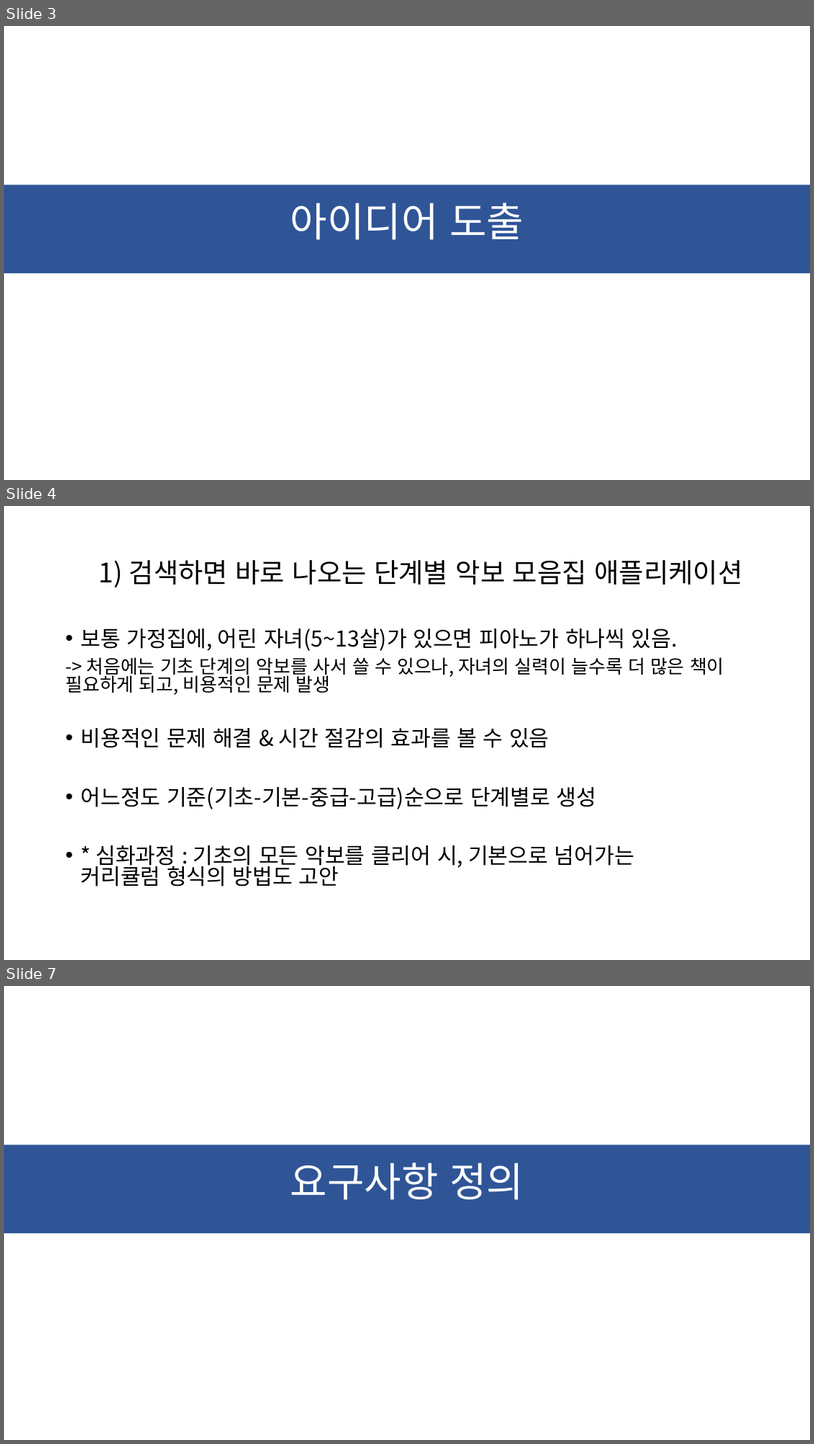
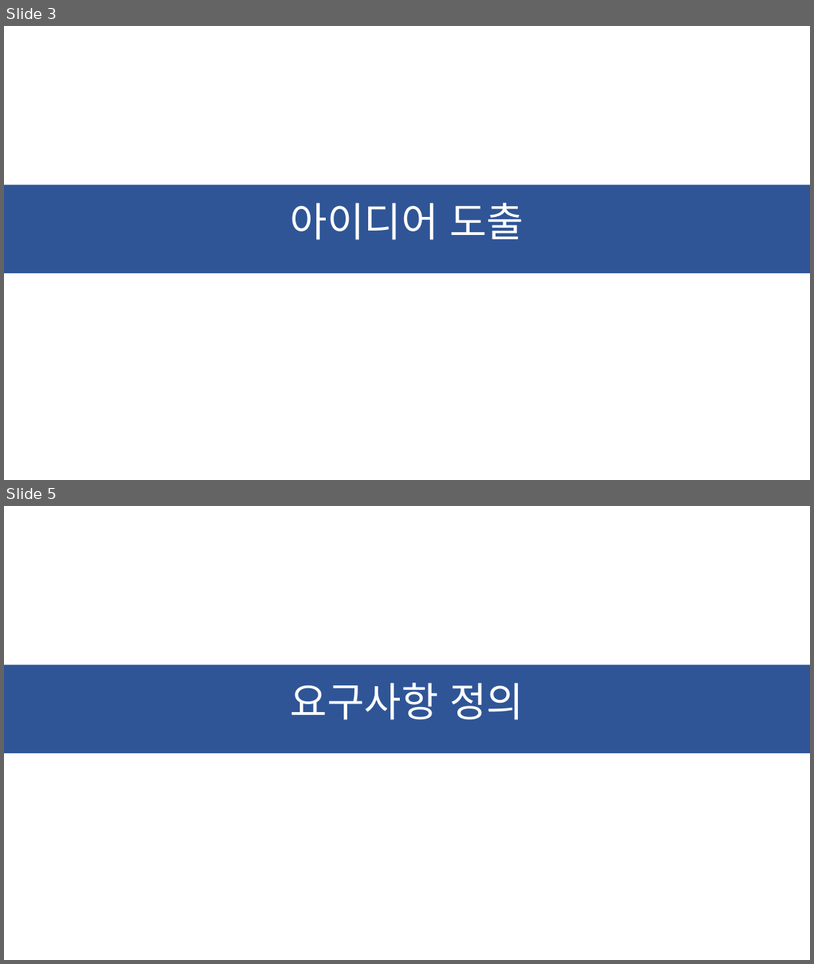
Before and after one commit to ChaeSung-Lee/DJ_InternShip, a slide deck: Project_BnC.pptx. Shown one above the other, each under a label of ours: slides 3, 4 and 7 before the commit, slides 3 and 5 after it; the slides between them are not shown. The pictures are 814x1444 and 814x964 pixels, drawn with LibreOffice and Linux fonts; fonts in the diff are those of the drawing. Boxes give left, top, right and bottom in pixels: in the first picture for what was removed or moved away, otherwise in the second. Text is boxed around its words. In the diff, an @@ line names an element or a change of style, - is before the commit and + after.

```diff
--- a/Project_BnC.pptx
+++ b/Project_BnC.pptx
@@ slide 4 removed at box(4, 506, 810, 960), background #FFFFFF @@
@@ title removed at box(99, 560, 743, 587) @@
-1) 검색하면 바로 나오는 단계별 악보 모음집 애플리케이션
@@ text removed at box(65, 628, 725, 886) @@
-• 보통 가정집에, 어린 자녀(5~13살)가 있으면 피아노가 하나씩 있음.
--> 처음에는 기초 단계의 악보를 사서 쓸 수 있으나, 자녀의 실력이 늘수록 더 많은 책이 필요하게 되고, 비용적인 문제 발생
-• 비용적인 문제 해결 & 시간 절감의 효과를 볼 수 있음
-• 어느정도 기준(기초-기본-중급-고급)순으로 단계별로 생성
-• * 심화과정 : 기초의 모든 악보를 클리어 시, 기본으로 넘어가는 커리큘럼 형식의 방법도 고안
@@ what was slide 7 is now slide 5 @@
```
Also in this commit, not shown: 2 slides changed, 8 slides added, 9 other slides removed.
